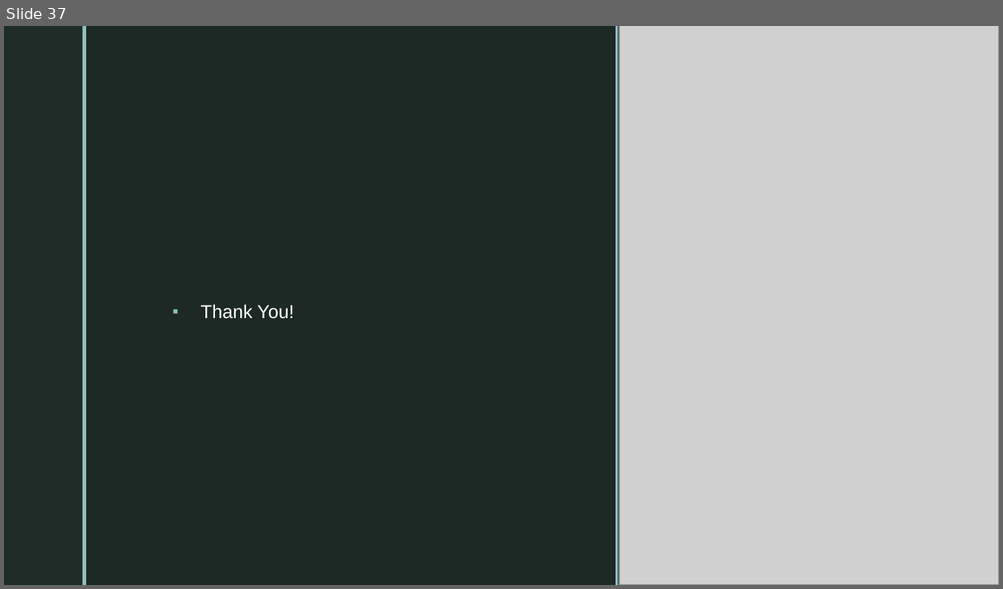
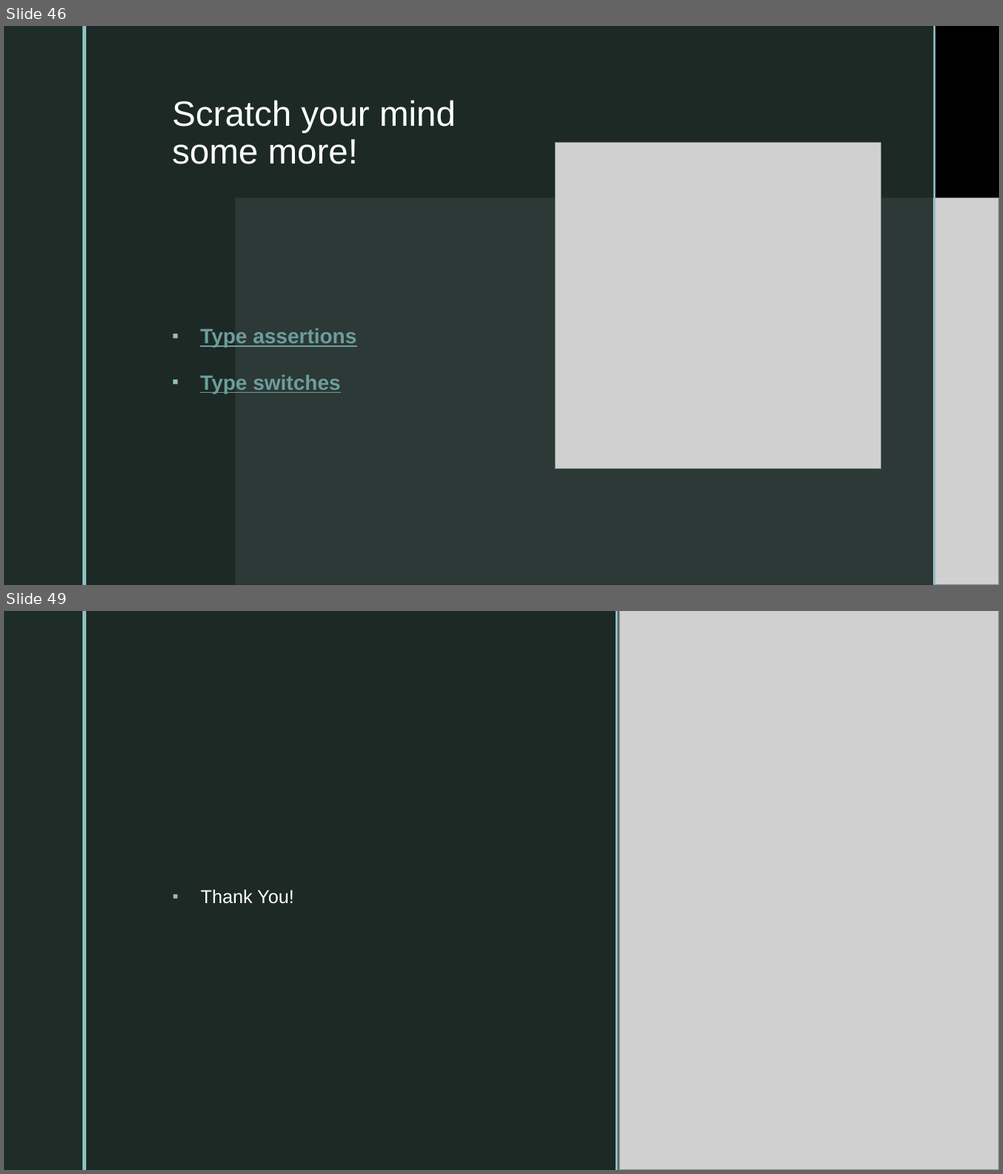
Before and after one commit to purvendra-k/goGaga, a slide deck: GoLangDataStructures.pptx. Shown one above the other, each under a label of ours: slide 37 before the commit, slides 46 and 49 after it; the slides between them are not shown. The pictures are 1003x589 and 1003x1174 pixels, drawn with LibreOffice and Linux fonts; fonts in the diff are those of the drawing; grey boxes stand for pictures; background and template pictures are left out. Boxes give left, top, right and bottom in pixels: in the first picture for what was removed or moved away, otherwise in the second. Text is boxed around its words. In the diff, an @@ line names an element or a change of style, - is before the commit and + after.

```diff
--- a/GoLangDataStructures.pptx
+++ b/GoLangDataStructures.pptx
@@ slide 46 added at bbox=[4, 26, 999, 585], background picture (left out); not listed: 2 template elements that a slide beside it also shows @@
@@ rectangle added at bbox=[4, 26, 999, 585], fill #000000 @@
@@ rectangle added at bbox=[4, 26, 82, 585], fill #1F2D29 @@
@@ rectangle added at bbox=[82, 26, 86, 585], fill #8EC0C1 @@
@@ rectangle added at bbox=[86, 26, 933, 585], fill #1F2D29 at 92% opacity @@
@@ rectangle added at bbox=[933, 26, 935, 585], fill #8EC0C1 @@
@@ title added at bbox=[172, 100, 455, 164], 34 pt, text #FFFFFF @@
+Scratch your mind some more!
@@ picture added at bbox=[555, 143, 881, 469] @@
@@ picture added at bbox=[236, 198, 999, 585] @@
@@ text added at bbox=[200, 329, 356, 394], 20 pt, text #6D9D9B, bold, underline @@
+▪ Type assertions
+▪ Type switches
@@ what was slide 37 is now slide 49 @@
```
Also in this commit, not shown: 1 slide changed, 11 other slides added, 6 other files.
